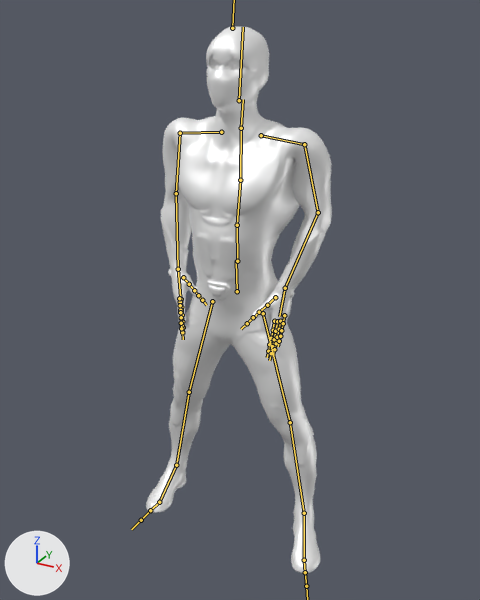
A saved change to the FBX model Xinshen/Assets/Art/Enemies/EarthbendingSon/dash.fbx.
Before and after are seen from a camera (50 mm lens) standing at (1.053, -1.892, 1.896) and looking at (-0.056, 0.124, 0.888). The axes (+X, +Y, +Z) are drawn at lower left. The lights are the same throughout. Both versions are drawn at frame 13 of the action 'Armature|Armature|mixamo.com|Layer0'; the numbers are the values there. The bones that bend it are drawn over the model as lines.

The first picture shows 'Ch45'.
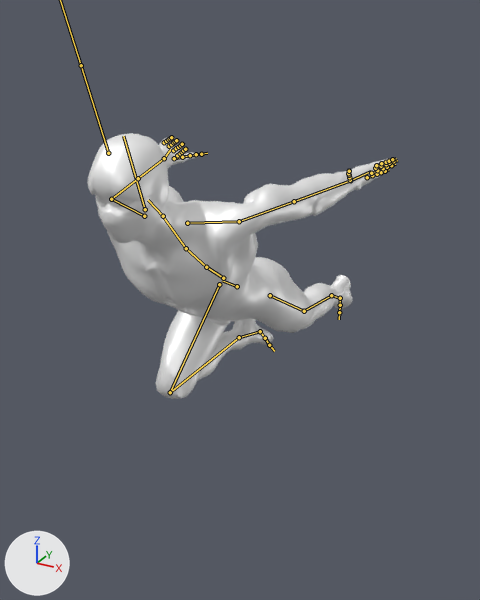
What differs and where, as boxes (x1, y1, x2, y2) in the pictures (480 x 600 px):
'Ch45', posed (63% wider, 51% shorter)
    before: (146, 27, 332, 573)
    after: (87, 133, 391, 399)
bone 'mixamorig:Hips', root to tip
    before: (237, 291) to (236, 260)
    after: (237, 286) to (222, 280)
bone 'mixamorig:Spine', root to tip
    before: (237, 261) to (237, 225)
    after: (223, 278) to (206, 267)
bone 'mixamorig:Spine1', root to tip
    before: (237, 225) to (240, 180)
    after: (206, 267) to (186, 248)
bone 'mixamorig:Spine2', root to tip
    before: (240, 180) to (241, 128)
    after: (186, 248) to (163, 216)
bone 'mixamorig:Neck', root to tip
    before: (241, 128) to (243, 99)
    after: (163, 216) to (148, 200)
bone 'mixamorig:Head', root to tip
    before: (239, 100) to (243, 27)
    after: (145, 209) to (123, 136)
bone 'mixamorig:LeftShoulder', root to tip
    before: (261, 135) to (304, 144)
    after: (187, 223) to (239, 221)
bone 'mixamorig:LeftArm', root to tip
    before: (304, 144) to (318, 212)
    after: (239, 221) to (294, 201)
bone 'mixamorig:LeftForeArm', root to tip
    before: (318, 212) to (285, 288)
    after: (294, 201) to (350, 180)
bone 'mixamorig:LeftHand', root to tip
    before: (285, 288) to (279, 316)
    after: (350, 180) to (370, 171)
bone 'mixamorig:RightShoulder', root to tip
    before: (221, 132) to (180, 133)
    after: (144, 216) to (111, 199)
bone 'mixamorig:RightArm', root to tip
    before: (180, 133) to (176, 193)
    after: (111, 199) to (138, 178)
bone 'mixamorig:RightForeArm', root to tip
    before: (176, 193) to (178, 269)
    after: (138, 178) to (164, 158)
bone 'mixamorig:RightHand', root to tip
    before: (178, 269) to (180, 297)
    after: (164, 158) to (170, 149)
bone 'mixamorig:LeftUpLeg', root to tip
    before: (263, 313) to (290, 422)
    after: (270, 295) to (304, 311)
bone 'mixamorig:LeftLeg', root to tip
    before: (290, 422) to (304, 513)
    after: (304, 311) to (331, 295)
bone 'mixamorig:LeftFoot', root to tip
    before: (304, 513) to (304, 560)
    after: (331, 295) to (340, 298)
bone 'mixamorig:LeftToeBase', root to tip
    before: (304, 560) to (305, 572)
    after: (340, 298) to (340, 305)
bone 'mixamorig:RightUpLeg', root to tip
    before: (212, 301) to (189, 392)
    after: (219, 284) to (170, 392)
bone 'mixamorig:RightLeg', root to tip
    before: (189, 392) to (176, 465)
    after: (170, 392) to (239, 337)
bone 'mixamorig:RightFoot', root to tip
    before: (176, 465) to (159, 502)
    after: (239, 337) to (260, 331)

What the commit changed:
Bone 'mixamorig:Hips' (bone_mixamorig_hips) moves from (0.0, -1.1, 0.2) to (0.0, 0.8, 0.2).
Bone 'mixamorig:Hips' (bone_mixamorig_hips) turns from (3, 0, 0) to (60, 0, 0) degrees about its own x, y and z.
Bone 'mixamorig:Spine' (bone_mixamorig_spine) turns from (3, 0, 0) to (0, 0, 0) degrees about its own x, y and z.
Bone 'mixamorig:Spine1' (bone_mixamorig_spine1) turns from (-10, 0, 0) to (-6, 0, 0) degrees about its own x, y and z.
Bone 'mixamorig:Spine2' (bone_mixamorig_spine2) turns from (8, 0, 0) to (-8, 0, 0) degrees about its own x, y and z.
Bone 'mixamorig:Neck' (bone_mixamorig_neck) turns from (-12, 0, 0) to (0, 0, 0) degrees about its own x, y and z.
Bone 'mixamorig:Head' (bone_mixamorig_head) turns from (1, 0, 0) to (-27, 0, 0) degrees about its own x, y and z.
Bone 'mixamorig:LeftShoulder' (bone_mixamorig_leftshoulder) turns from (-8, -1, 1) to (-11, -4, -11) degrees about its own x, y and z.
Bone 'mixamorig:LeftArm' (bone_mixamorig_leftarm) turns from (92, 14, 54) to (122, 43, 75) degrees about its own x, y and z.
Bone 'mixamorig:LeftForeArm' (bone_mixamorig_leftforearm) turns from (4, -29, 21) to (5, 1, -14) degrees about its own x, y and z.
Bone 'mixamorig:LeftHand' (bone_mixamorig_lefthand) turns from (-26, -12, -5) to (-16, 10, -10) degrees about its own x, y and z.
Bone 'mixamorig:RightShoulder' (bone_mixamorig_rightshoulder) turns from (-9, -18, -7) to (-11, -18, 19) degrees about its own x, y and z.
Bone 'mixamorig:RightArm' (bone_mixamorig_rightarm) turns from (81, -2, -56) to (96, -33, -63) degrees about its own x, y and z.
Bone 'mixamorig:RightForeArm' (bone_mixamorig_rightforearm) turns from (-4, 54, -13) to (5, -1, 14) degrees about its own x, y and z.
Bone 'mixamorig:RightHand' (bone_mixamorig_righthand) turns from (-5, -40, -6) to (-15, -11, 10) degrees about its own x, y and z.
Bone 'mixamorig:LeftUpLeg' (bone_mixamorig_leftupleg) turns from (8, -5, 9) to (6, -1, -9) degrees about its own x, y and z.
Bone 'mixamorig:LeftLeg' (bone_mixamorig_leftleg) turns from (-1, -3, -5) to (-19, 1, -1) degrees about its own x, y and z.
Bone 'mixamorig:LeftFoot' (bone_mixamorig_leftfoot) turns from (-9, -11, -3) to (-51, 22, -31) degrees about its own x, y and z.
Bone 'mixamorig:LeftToeBase' (bone_mixamorig_lefttoebase) turns from (4, 13, -3) to (0, 0, 0) degrees about its own x, y and z.
Bone 'mixamorig:RightUpLeg' (bone_mixamorig_rightupleg) turns from (9, 14, -8) to (113, -4, 20) degrees about its own x, y and z.
Bone 'mixamorig:RightLeg' (bone_mixamorig_rightleg) turns from (-3, -16, 5) to (-146, -7, -2) degrees about its own x, y and z.
Bone 'mixamorig:RightFoot' (bone_mixamorig_rightfoot) turns from (-2, -2, 21) to (-37, -20, 16) degrees about its own x, y and z.
